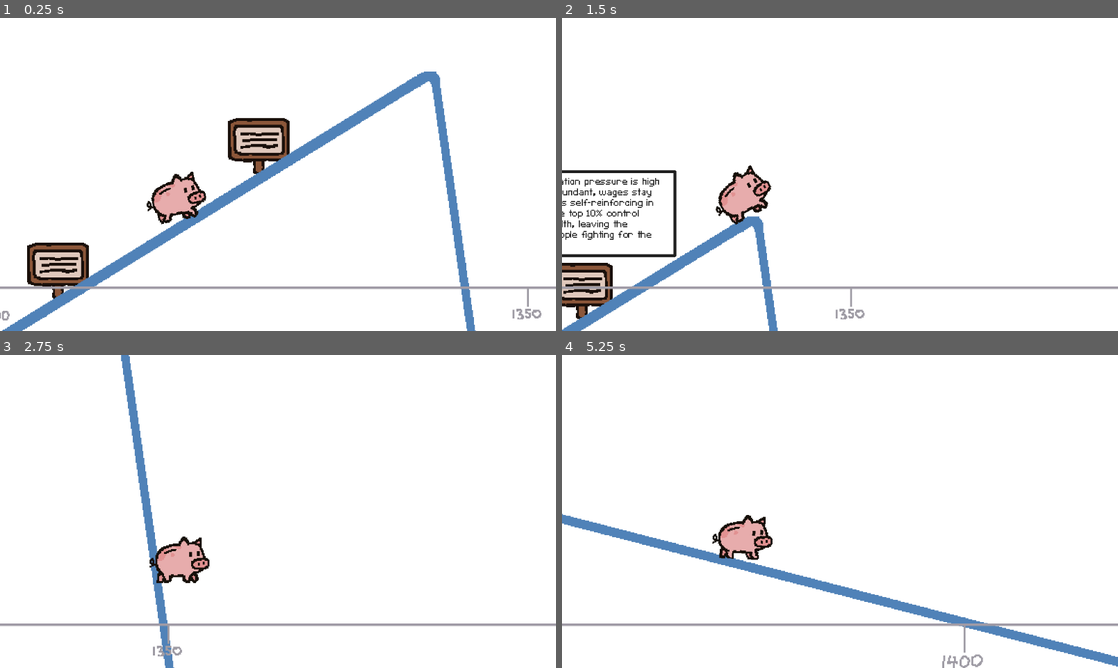
Above: before the commit, frames 1-4 (two rows, left to right).
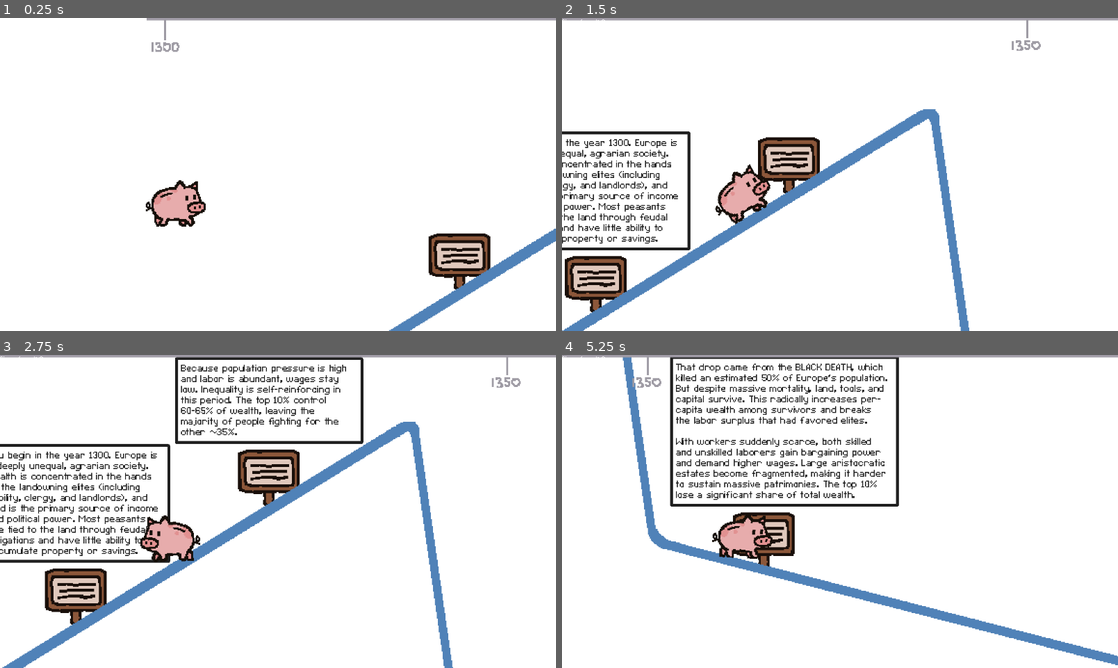
Above: after the commit, the same moments.

Repository: joysudo/oinkonomics
Game: Godot game, scene res://node_2d.tscn
Two runs of this game, one before a commit and one after it. Both use one fixed random seed, a clock stepped at 60 frames per second and the inputs below.
Inputs:
- Up to frame 1 (0.25 s): no input
- Up to frame 2 (1.5 s): tap Enter at 0.5 s; hold Right (ui_right) from 0.53 s (still down); tap Alt at 0.6 s; tap Up (ui_up) at 0.77 s; tap Shift at 1.35 s
- Up to frame 3 (2.75 s): tap Up (ui_up) at 1.52 s; release Right (ui_right) at 2.03 s; hold Left (ui_left) from 2.03 s (still down); tap Alt at 2.1 s
- Up to frame 4 (5.25 s): release Left (ui_left) at 2.78 s; hold Right (ui_right) 2.78-4.28 s; tap Shift at 2.85, 4.35 s; tap Up (ui_up) at 3.02, 3.77, 4.52 s; tap Alt at 3.6, 5.1 s; hold Left (ui_left) 4.28-5.03 s; hold Right (ui_right) from 5.03 s (still down)

The runs differ from the first frame. In frame 1, 13% of the frame differs, in the area x 0-100%, y 0-100%; in frame 2, 12%; in frame 3, 18%; in frame 4, 11%.

Commit message:
add all signs/labels

Diff:
--- a/camera_2d.gd
+++ b/camera_2d.gd
@@ -9,6 +9,6 @@
 
 # Called every frame. 'delta' is the elapsed time since the previous frame.
 func _process(_delta: float) -> void:
-	var bottom_right = get_screen_center_position() + (get_viewport_rect().size / 2 / zoom)
+	var top_left = get_screen_center_position() - (get_viewport_rect().size / 2 / zoom)
 	if horizontal_ruler:
-		horizontal_ruler.global_position.y = bottom_right.y - horizontal_ruler.texture.get_height()
+		horizontal_ruler.global_position.y = top_left.y
--- a/node_2d.tscn
+++ b/node_2d.tscn
@@ -48,7 +48,7 @@
 
 [node name="player" type="CharacterBody2D" parent="."]
 z_index = 100
-position = Vector2(0, -48)
+position = Vector2(-176, -200)
 script = ExtResource("2_epypp")
 
 [node name="AnimatedSprite2D" type="AnimatedSprite2D" parent="player"]
@@ -69,22 +69,128 @@
 horizontal_ruler = NodePath("../../HorizontalRuler")
 
 [node name="Sign" parent="." instance=ExtResource("7_d21ai")]
-position = Vector2(-28, 393)
+position = Vector2(12, 368)
 
 [node name="Label" parent="Sign" index="2"]
 text = "You begin in the year 1300. Europe is a deeply unequal, agrarian society. Wealth is concentrated in the hands o …(253 unchanged characters)…
 
+[node name="Sign13" parent="Sign" instance=ExtResource("7_d21ai")]
+position = Vector2(7933, -84)
+
+[node name="Label" parent="Sign/Sign13" index="2"]
+custom_minimum_size = Vector2(10, 10)
+anchors_preset = 0
+anchor_left = 0.0
+anchor_top = 0.0
+anchor_right = 0.0
+anchor_bottom = 0.0
+offset_left = -58.0
+offset_top = -154.0
+offset_right = 66.0
+offset_bottom = -70.0
+grow_horizontal = 1
+grow_vertical = 1
+text = "Today, the share of the
+10% in Europe is about
+the same as that in Italy
+immediately before the
+Black Death. The amount
+owned by the top 10% is
+trending upwards."
+autowrap_mode = 0
+metadata/_edit_use_anchors_ = true
+
 [node name="Sign2" parent="." instance=ExtResource("7_d21ai")]
-position = Vector2(180, 264)
+position = Vector2(212, 245)
 
 [node name="Label" parent="Sign2" index="2"]
 text = "Because population pressure is high and labor is abundant, wages stay low. Inequality is self-reinforcing in this period. The top 10% control 60-65% of wealth, leaving the majority of people fighting for the other ~35%."
 
 [node name="Sign3" parent="." instance=ExtResource("7_d21ai")]
-position = Vector2(-28, 393)
+position = Vector2(579, 905)
 
 [node name="Label" parent="Sign3" index="2"]
-text = "You begin in the year 1300. Europe is a deeply unequal, agrarian society. Wealth is concentrated in the hands of the landowning elites (including nobility, clergy, and landlords), and land is the primary source of income and political power. Most peasants are tied to the land through feudal obligations and have little ability to accumulate property or savings. "
+offset_top = -217.0
+offset_right = 137.0
+text = "That drop came from the BLACK DEATH, which killed an estimated 50% of Europe's population. But despite massive mortality, land, tools, and capital survive. This radically increases per-capita wealth among survivors and breaks the labor surplus that had favored elites.
+
+With workers suddenly scarce, both skilled and unskilled laborers gain bargaining power and demand higher wages. Large aristocratic estates become fragmented, making it harder to sustain massive patrimonies. The top 10% lose a significant share of total wealth."
+
+[node name="Sign4" parent="." instance=ExtResource("7_d21ai")]
+position = Vector2(1604, 1164)
+
+[node name="Label" parent="Sign4" index="2"]
+text = "By the mid-15th century, Europe's population has begun to recover in some regions. As growth resumes, labor becomes less scarce, weakining workers' bargaining power.
+At the same time, the AGE OF DISCOVERY opens new opportunities for wealth accumulation through trade, colonization, and state-backed monopolies. These gains disproportionately benefit merchants, nobles, and early elites."
+
+[node name="Sign5" parent="." instance=ExtResource("7_d21ai")]
+position = Vector2(2694, 1054)
+
+[node name="Label" parent="Sign5" index="2"]
+text = "Around 1550, the graph begins to reflect the rising inequality driven by the PRICE REVOLUTION. Massive inflows of silver from the Americas cause widespread inflation across Europe, raising prices faster than wages. Debtors, merchants, and entrepreneurs benefit—they can repay loans with devalued currency and pocket the gap between prices and wages. The top 10%'s relative share trends upwards."
+
+[node name="Sign6" parent="." instance=ExtResource("7_d21ai")]
+position = Vector2(3855, 428)
+
+[node name="Label" parent="Sign6" index="2"]
+text = "Find something to discuss at this point."
+
+[node name="Sign7" parent="." instance=ExtResource("7_d21ai")]
+position = Vector2(5007, -197)
+
+[node name="Label" parent="Sign7" index="2"]
+text = "The INDUSTRIAL REVOLUTION concentrates capital in factories, machines, and infrastructure. The elites owning these assets gain immense power. Workers become easier to replace, becoming wage laborers and losing bargaining power.
+
+Because early industrial governments largely embrace laissez-faire economics, there is little redistribution. The wealth share of the top 10% continues trending upwards."
+
+[node name="Sign8" parent="." instance=ExtResource("7_d21ai")]
+position = Vector2(5839, -837)
+
+[node name="Label" parent="Sign8" index="2"]
+text = "As industrialization spreads to continental Europe, the same dynamics repeat on a larger scale. Urbanization creates new working classes, but wages lag behind profits.
+
+At this point on the graph, the top 10% control 85% of all wealth. That's like leaving nine friends to share one slice of pizza!"
+
+[node name="Sign9" parent="." instance=ExtResource("7_d21ai")]
+position = Vector2(6639, -1142)
+
+[node name="Label" parent="Sign9" index="2"]
+text = "World War I marks the beginning of a sharp decline in inequality. Total war destroys physical capital, disrupts trade, and forces governments to raise taxes. It's hard to focus on protecting large fortunes when ordinary citizens are sacrificing their lives. Inflation erodes the value of governmene bonds and savings, which disproportionately harms wealthy asset-holders."
+
+[node name="Sign10" parent="." instance=ExtResource("7_d21ai")]
+position = Vector2(6798, -1246)
+
+[node name="Label" parent="Sign10" index="2"]
+offset_left = -36.0
+offset_top = -131.0
+offset_right = 34.0
+offset_bottom = -69.0
+text = "At this point, the top 10% control 90% of Europe's wealth."
+
+[node name="Sign11" parent="." instance=ExtResource("7_d21ai")]
+position = Vector2(7580, 546)
+
+[node name="Label" parent="Sign11" index="2"]
+offset_left = -88.0
+offset_top = -184.0
+offset_right = 104.0
+text = "That was a steep fall. Let's recap.
+World War II deepens and extends the equalizing effects of World War I.  Progressive taxation and inheritance taxes expand dramatically to finance the war effort, while the post-WWII decolonization movement depletes a source of wealth. European governments expand welfare states and invest heavily in public goods. These policies prevent wealth from reconcentrating.
+
+At this point, the top 10% own roughly 60% of  wealth. Not quite to the level of post-Black Death, but a big fall!"
+metadata/_edit_use_anchors_ = true
+
+[node name="Sign12" parent="." instance=ExtResource("7_d21ai")]
+position = Vector2(7791, 382)
+
+[node name="Label" parent="Sign12" index="2"]
+offset_left = -91.0
+offset_top = -177.0
+offset_right = 69.0
+offset_bottom = -71.0
+size_flags_horizontal = 3
+text = "The 1980s saw major political shifts in Europe, marked by the rise of right-wing, free-market policies (think Thatcherism in the UK). Many governments shifted towards deregulation and privatization, allowing more capital to accumulate in the hands of the 10%."
+metadata/_edit_use_anchors_ = true
 
 [node name="Background" type="Sprite2D" parent="."]
 position = Vector2(3917, 40)
@@ -93,7 +199,7 @@
 [node name="Hitboxes" type="StaticBody2D" parent="."]
 
 [node name="CollisionPolygon2D" type="CollisionPolygon2D" parent="Hitboxes"]
-polygon = PackedVector2Array(-93, 431, 350, 159, 364, 159, 367, 164, 465, 853, 469, 868, 480, 876, 1593, 1162, 1611, 1163, 2181, 1069, 2726, 1052, 2749, 1047, 3287, 580, 3300, 570, 3875, 429, 5571, -510, 5580, -511, 5583, -505, 3127, 1076, 1638, 1295, 270, 1002)
+polygon = PackedVector2Array(-93, 431, 350, 159, 364, 159, 367, 164, 465, 853, 469, 868, 480, 876, 1593, 1162, 1611, 1163, 2181, 1069, 2726, 1052, 2749, 1047, 3287, 580, 3300, 570, 3875, 429, 5571, -510, 5580, -511, 5583, -505, 3127, 1076, 1638, 1295, 270, 1002, -95, 440)
 
 [node name="CollisionShape2D" type="CollisionShape2D" parent="Hitboxes"]
 position = Vector2(5615, -581)
@@ -108,13 +214,106 @@
 shape = SubResource("CircleShape2D_4d7sh")
 
 [node name="CollisionPolygon2D2" type="CollisionPolygon2D" parent="Hitboxes"]
-polygon = PackedVector2Array(5545, -740, 5701, -817, 5802, - …(239 unchanged characters)…  624, 7412, 538, 6786, -1098, 5669, -734)
+polygon = PackedVector2Array(5545, -740, 5701, -817, 5802, - …(239 unchanged characters)…  624, 7412, 538, 6786, -1098, 5669, -734, 5539, -733)
 
 [node name="HorizontalRuler" type="Sprite2D" parent="."]
 position = Vector2(-112, 0)
 texture = ExtResource("9_4d7sh")
 centered = false
 
+[node name="Label" type="Label" parent="."]
+offset_left = -135.0
+offset_top = 473.0
+offset_right = -82.0
+offset_bottom = 489.0
+theme_override_colors/font_color = Color(0.61960787, 0.60784316, 0.6431373, 1)
+theme_override_constants/line_spacing = 0
+theme_override_font_sizes/font_size = 12
+text = "Don't fall!
+Collect all the signs to win."
+
+[node name="Label2" type="Label" parent="."]
+offset_left = 441.0
+offset_top = 473.0
+offset_right = 566.0
+offset_bottom = 497.0
+theme_override_colors/font_color = Color(0.61960787, 0.60784316, 0.6431373, 1)
+theme_override_constants/line_spacing = 0
+theme_override_font_sizes/font_size = 12
+text = "Leap
+of
+faith... "
+
+[node name="Label3" type="Label" parent="."]
+offset_left = 956.0
+offset_top = 978.0
+offset_right = 1081.0
+offset_bottom = 1014.0
+theme_override_colors/font_color = Color(0.61960787, 0.60784316, 0.6431373, 1)
+theme_override_constants/line_spacing = 0
+theme_override_font_sizes/font_size = 12
+text = "It's a bumpy ride down."
+
+[node name="Label4" type="Label" parent="."]
+offset_left = 4637.0
+offset_top = -36.0
+offset_right = 4762.0
+theme_override_colors/font_color = Color(0.61960787, 0.60784316, 0.6431373, 1)
+theme_override_constants/line_spacing = 0
+theme_override_font_sizes/font_size = 12
+text = "Keep going!"
+
+[node name="Label5" type="Label" parent="."]
+offset_left = 5339.0
+offset_top = -559.0
+offset_right = 5500.0
+offset_bottom = -475.0
+theme_override_colors/font_color = Color(0.61960787, 0.60784316, 0.6431373, 1)
+theme_override_constants/line_spacing = 0
+theme_override_font_sizes/font_size = 12
+text = "This is where we switch sources. Before 1800, the data averages the Sabaudian State, the Florentine State, and the Kingdom of Naples. We're switching to an average of France, the UK, and Sweden."
+autowrap_mode = 3
+
+[node name="Label6" type="Label" parent="."]
+offset_left = 5538.0
+offset_top = -714.0
+offset_right = 5623.0
+offset_bottom = -675.0
+theme_override_colors/font_color = Color(0.61960787, 0.60784316, 0.6431373, 1)
+theme_override_constants/line_spacing = 0
+theme_override_font_sizes/font_size = 12
+text = "You're welcome for the boost."
+autowrap_mode = 3
+
+[node name="Label7" type="Label" parent="."]
+offset_left = 6835.0
+offset_top = -1300.0
+offset_right = 6935.0
+offset_bottom = -1261.0
+theme_override_colors/font_color = Color(0.61960787, 0.60784316, 0.6431373, 1)
+theme_override_constants/line_spacing = 0
+theme_override_font_sizes/font_size = 12
+text = "The next 50 years  go by quickly.
+(Don't blink.)"
+autowrap_mode = 3
+
+[node name="CanvasLayer" type="CanvasLayer" parent="."]
+
+[node name="Label" type="Label" parent="CanvasLayer"]
+offset_right = 40.0
+offset_bottom = 16.0
+text = "Signs found: 0"
+
 [editable path="Sign"]
+[editable path="Sign/Sign13"]
 [editable path="Sign2"]
 [editable path="Sign3"]
+[editable path="Sign4"]
+[editable path="Sign5"]
+[editable path="Sign6"]
+[editable path="Sign7"]
+[editable path="Sign8"]
+[editable path="Sign9"]
+[editable path="Sign10"]
+[editable path="Sign11"]
+[editable path="Sign12"]
--- a/sign.gd
+++ b/sign.gd
@@ -1,4 +1,7 @@
 extends Area2D
+
+signal sign_activated
+var is_activated = false
 
 # Called when the node enters the scene tree for the first time.
 func _ready() -> void:
@@ -6,5 +9,7 @@
 	body_entered.connect(_on_body_entered)
 
 func _on_body_entered(body):
-	if body is CharacterBody2D:
+	if body is CharacterBody2D and not is_activated:
+		is_activated = true
 		$Label.show()
+		sign_activated.emit()
--- a/sign.tscn
+++ b/sign.tscn
@@ -44,7 +44,7 @@
 anchor_right = 0.5
 anchor_bottom = 1.0
 offset_left = -94.0
-offset_top = -118.0
+offset_top = -129.0
 offset_right = 95.0
 offset_bottom = -67.0
 grow_horizontal = 2
